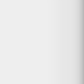
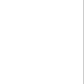
Two versions of the same layered image (84 x 84). Layer-by-layer changes:
showed group "Highlight" (1 layers) over [0, 0, 84, 84]
hid group "Normal + highlight" (2 layers) over [0, 0, 84, 84]
